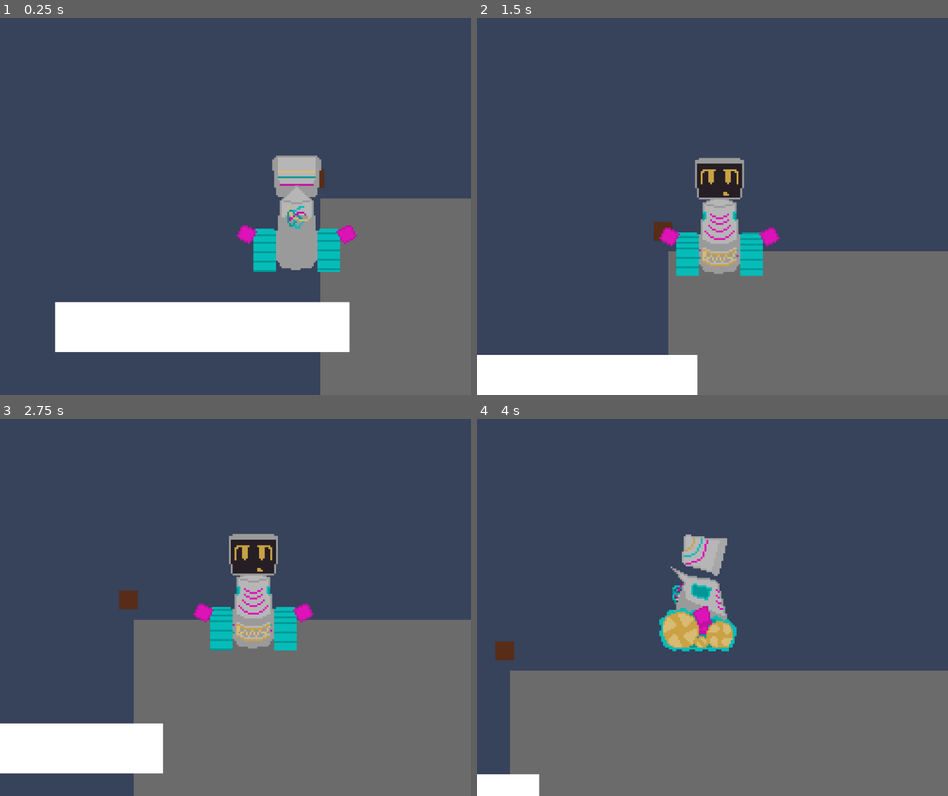
Above: before the commit, frames 1-4 (two rows, left to right).
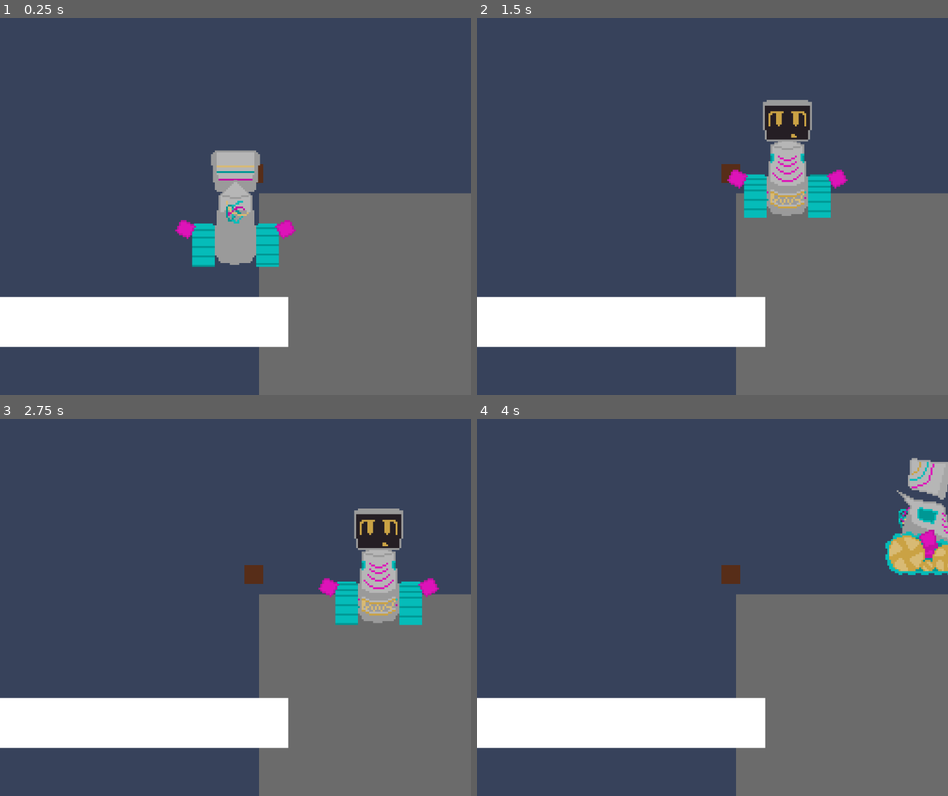
Above: after the commit, the same moments.

Repository: Kustardd/astra
Game: Godot game, scene res://scenes/world.tscn
Two runs of this game, one before a commit and one after it. Both use one fixed random seed, a clock stepped at 60 frames per second and the inputs below.
Inputs:
- Up to frame 1 (0.25 s): no input
- Up to frame 2 (1.5 s): hold D (right) 0.53-1.28 s; hold W (front) 0.53-1.28 s; hold S (back) from 1.28 s (still down); tap E (interact) at 1.35 s
- Up to frame 3 (2.75 s): release S (back) at 2.03 s; hold D (right) from 2.03 s (still down); hold W (front) from 2.03 s (still down)
- Up to frame 4 (4 s): release W (front) at 2.78 s; tap E (interact) at 2.85 s; release D (right) at 3.53 s; hold A (left) from 3.53 s (still down); hold W (front) from 3.53 s (still down)

The runs differ from the first frame. In frame 1, 15% of the frame differs, in the area x 0-100%, y 35-100%; in frame 2, 29%; in frame 3, 26%; in frame 4, 34%, in the area x 0-100%, y 10-100%.

Commit message:
for manish

Diff:
--- a/project.godot
+++ b/project.godot
@@ -23,6 +23,7 @@
 
 window/size/viewport_width=1000
 window/size/viewport_height=800
+window/size/mode=3
 
 [input]
 
--- a/scenes/astra.tscn
+++ b/scenes/astra.tscn
@@ -11,6 +11,7 @@
 [ext_resource type="Script" uid="uid://dmkb4sg4eq3u4" path="res://scripts/arm.gd" id="8_t3h82"]
 [ext_resource type="Script" uid="uid://dxunlgjrq6v4t" path="res://scripts/states/State Machine.gd" id="9_rl4ia"]
 [ext_resource type="Script" uid="uid://bytmvegft2nlx" path="res://scripts/states/AstraMove.gd" id="10_mcfef"]
+[ext_resource type="Script" uid="uid://cajfw1fy20qh0" path="res://scenes/astraCamera_2d.gd" id="10_t3h82"]
 [ext_resource type="Script" uid="uid://ci4il4vb3l825" path="res://scripts/states/AstraIdle.gd" id="11_lgyr6"]
 
 [sub_resource type="RectangleShape2D" id="RectangleShape2D_0ugm7"]
@@ -413,6 +414,7 @@
 
 [node name="Camera2D" type="Camera2D" parent="." unique_id=1423717219]
 position_smoothing_enabled = true
+script = ExtResource("10_t3h82")
 
 [node name="StateMachine" type="Node" parent="." unique_id=1493842196 node_paths=PackedStringArray("initial_state")]
 script = ExtResource("9_rl4ia")
--- /dev/null
+++ b/scenes/astraCamera_2d.gd
@@ -0,0 +1,29 @@
+extends Camera2D
+
+#var lim_xpos : float
+#var lim_xneg : float
+#var lim_ypos: float
+#var lim_yneg : float
+# Called when the node enters the scene tree for the first time.
+
+@onready var astra = get_parent()
+@onready var rendering = astra.get_parent()
+@onready var room = rendering.get_parent()
+
+func _ready() -> void:
+	#if room.cameraLimits:
+	#limit_enabled = true
+	limit_left = room.cameraLimits.x
+	limit_top = room.cameraLimits.y
+	limit_right = room.cameraLimits.z
+	limit_bottom = room.cameraLimits.w
+	#else: limit_enabled = false
+
+# Called every frame. 'delta' is the elapsed time since the previous frame.
+func _process(delta: float) -> void:
+	print(room.get_path())
+	print(limit_left)
+	#limit_left = lim_xneg
+	#limit_bottom = lim_ypos
+	#limit_right = lim_xpos
+	#limit_top = lim_yneg
--- /dev/null
+++ b/scenes/room_1.gd
@@ -0,0 +1,16 @@
+extends Node2D
+
+@export var cameraLim_xpos: float
+@export var cameraLim_xneg: float
+@export var cameraLim_ypos: float
+@export var cameraLim_yneg: float
+var cameraLimits: Vector4
+
+# Called when the node enters the scene tree for the first time.
+func _ready() -> void:
+	cameraLimits = Vector4(cameraLim_xneg, cameraLim_yneg, cameraLim_xpos, cameraLim_ypos)
+
+
+# Called every frame. 'delta' is the elapsed time since the previous frame.
+func _process(delta: float) -> void:
+	print(cameraLimits)
--- a/scenes/room_1.tscn
+++ b/scenes/room_1.tscn
@@ -1,37 +1,112 @@
 [gd_scene format=3 uid="uid://dqowcyprt7is0"]
 
 [ext_resource type="PackedScene" uid="uid://dt7fmj75mippk" path="res://scenes/astra.tscn" id="1_0tsjr"]
+[ext_resource type="Script" uid="uid://ic7t62ddfgtr" path="res://scenes/room_1.gd" id="1_xhekj"]
 [ext_resource type="Script" uid="uid://ccuduwwevrkor" path="res://scripts/baseDoor.gd" id="2_8oql1"]
 
 [sub_resource type="CircleShape2D" id="CircleShape2D_80elw"]
 radius = 170.02647
 
+[sub_resource type="RectangleShape2D" id="RectangleShape2D_80elw"]
+size = Vector2(637, 1204)
+
 [node name="room1" type="Node2D" unique_id=596815260]
+script = ExtResource("1_xhekj")
+cameraLim_xpos = -1200.0
+cameraLim_xneg = 1200.0
+cameraLim_ypos = -600.0
+cameraLim_yneg = 600.0
 
 [node name="StartPosition" type="Marker2D" parent="." unique_id=711645133]
 position = Vector2(-241.00002, 46)
 rotation = -0.005225073
 
-[node name="Rendering" type="Node2D" parent="." unique_id=245452722]
-
-[node name="Astra" parent="Rendering" unique_id=445600270 instance=ExtResource("1_0tsjr")]
-position = Vector2(-241.00002, 46)
-rotation = -0.005225073
-
 [node name="Area2D" type="Area2D" parent="." unique_id=997487912]
+position = Vector2(-48, 48)
 script = ExtResource("2_8oql1")
 roomScene = "uid://bl551lyylk0n5"
 
 [node name="CollisionShape2D" type="CollisionShape2D" parent="Area2D" unique_id=867450068]
-position = Vector2(79, -57)
+position = Vector2(263, -68)
 shape = SubResource("CircleShape2D_80elw")
 
 [node name="ColorRect" type="ColorRect" parent="Area2D" unique_id=1960732758]
-offset_left = -71.0
-offset_top = -109.0
-offset_right = 203.0
-offset_bottom = 32.0
+offset_left = 129.0
+offset_top = -129.0
+offset_right = 403.0
+offset_bottom = 12.0
 color = Color(0.32354572, 0.21477988, 0.10830025, 1)
+metadata/_edit_use_anchors_ = true
+
+[node name="Area2D2" type="StaticBody2D" parent="." unique_id=1262166149]
+position = Vector2(-1318, -308)
+
+[node name="CollisionShape2D" type="CollisionShape2D" parent="Area2D2" unique_id=1415023510]
+position = Vector2(341, 310)
+shape = SubResource("RectangleShape2D_80elw")
+
+[node name="ColorRect" type="ColorRect" parent="Area2D2" unique_id=1543177387]
+offset_left = 150.0
+offset_top = -315.0
+offset_right = 700.0
+offset_bottom = 911.0
+color = Color(0.6481722, 0.13752025, 0.42220715, 1)
+metadata/_edit_use_anchors_ = true
+
+[node name="Area2D3" type="StaticBody2D" parent="." unique_id=2021341612]
+position = Vector2(-2588, -664)
+
+[node name="CollisionShape2D" type="CollisionShape2D" parent="Area2D3" unique_id=991653628]
+position = Vector2(3523, 721)
+shape = SubResource("RectangleShape2D_80elw")
+
+[node name="ColorRect" type="ColorRect" parent="Area2D3" unique_id=1067172870]
+offset_left = 3182.0
+offset_top = 109.0
+offset_right = 3732.0
+offset_bottom = 1335.0
+color = Color(0.6481722, 0.13752025, 0.42220715, 1)
+metadata/_edit_use_anchors_ = true
+
+[node name="Area2D4" type="StaticBody2D" parent="." unique_id=1894977269]
+position = Vector2(-2588, -664)
+
+[node name="CollisionShape2D4" type="CollisionShape2D" parent="Area2D4" unique_id=1383882088]
+position = Vector2(2910.5, 1886)
+shape = SubResource("RectangleShape2D_80elw")
+
+[node name="CollisionShape2D2" type="CollisionShape2D" parent="Area2D4" unique_id=2112752409]
+position = Vector2(2878, -582)
+shape = SubResource("RectangleShape2D_80elw")
+
+[node name="CollisionShape2D3" type="CollisionShape2D" parent="Area2D4" unique_id=286685177]
+position = Vector2(2327, 1863)
+shape = SubResource("RectangleShape2D_80elw")
+
+[node name="CollisionShape2D" type="CollisionShape2D" parent="Area2D4" unique_id=1339920217]
+position = Vector2(2294.5, -605)
+shape = SubResource("RectangleShape2D_80elw")
+
+[node name="ColorRect" type="ColorRect" parent="Area2D4" unique_id=521052086]
+offset_left = 2004.0
+offset_top = -1182.0
+offset_right = 3590.0
+offset_bottom = 44.0
+color = Color(0.6481722, 0.13752025, 0.42220715, 1)
+
+[node name="ColorRect" type="ColorRect" parent="Area2D4/ColorRect" unique_id=2054046490]
+layout_mode = 0
+offset_left = -98.0
+offset_top = 2506.0
+offset_right = 1488.0
+offset_bottom = 3732.0
+color = Color(0.6481722, 0.13752025, 0.42220715, 1)
+
+[node name="Rendering2" type="Node2D" parent="." unique_id=1090789742]
+
+[node name="Astra" parent="Rendering2" unique_id=445600270 instance=ExtResource("1_0tsjr")]
+position = Vector2(20, -248)
+rotation = -0.005225073
 
 [connection signal="body_entered" from="Area2D" to="Area2D" method="_on_body_entered"]
 [connection signal="body_exited" from="Area2D" to="Area2D" method="_on_body_exited"]
--- a/scripts/world.gd
+++ b/scripts/world.gd
@@ -1,4 +1,7 @@
 extends Node2D
+
+var cameraLimits: Vector4
+
 
 const PLAYER_SCENE = preload("res://scenes/astra.tscn")
 const SAVE_PATH = "user://saves.cfg"
@@ -34,8 +37,11 @@
 
 # Called when the node enters the scene tree for the first time.
 func _ready() -> void:
+	cameraLimits = Vector4(-1000000.0,-1000000.0, 1000000, 1000000)
 	load_coordinates(chosen_save)
 
 # Called every frame. 'delta' is the elapsed time since the previous frame.
 func _process(_delta: float) -> void:
+	cameraLimits = Vector4(-1000000.0,-1000000.0, 1000000, 1000000)
+	print(cameraLimits)
 	call_deferred("save_data", chosen_save)
Not shown, added: scenes/astraCamera_2d.gd.uid
Not shown, added: scenes/room_1.gd.uid
